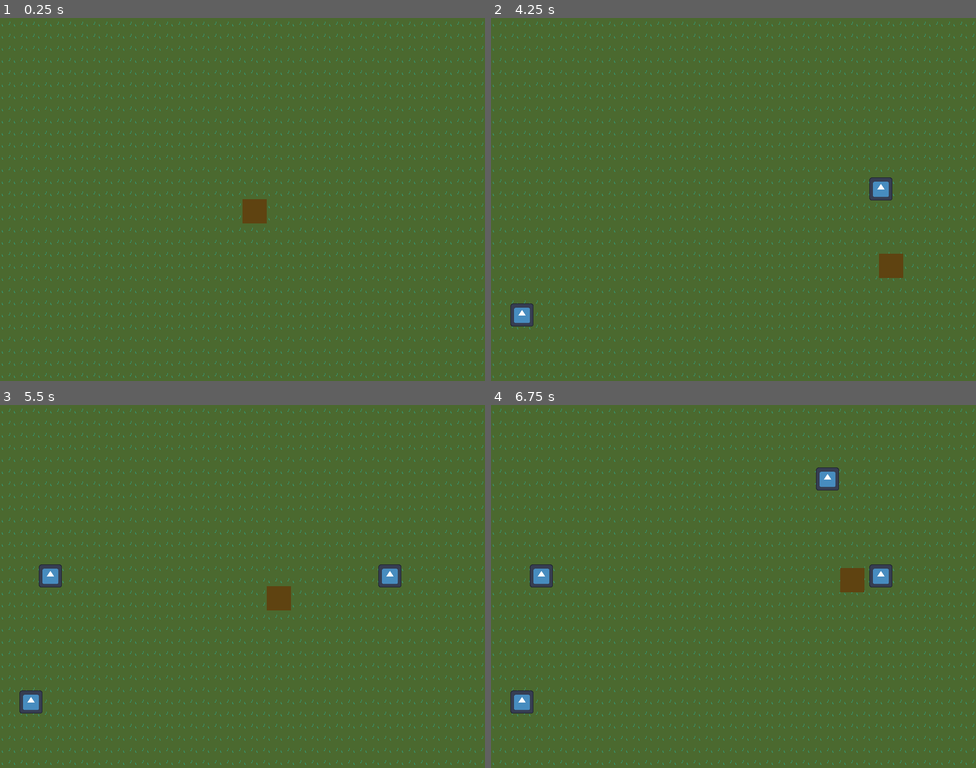
Above: before the commit, frames 1-4 (two rows, left to right).
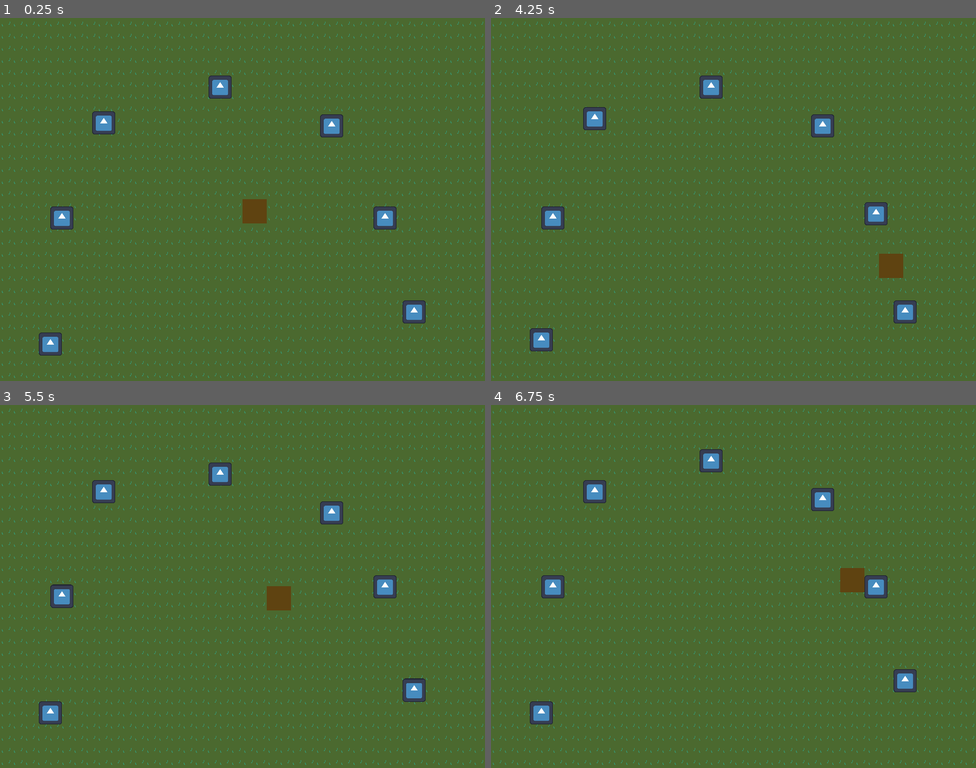
Above: after the commit, the same moments.

Repository: rolika/Mole
Game: Godot game, scene res://main.tscn
Two runs of this game, one before a commit and one after it. Both use one fixed random seed, a clock stepped at 60 frames per second and the inputs below. The engine's default icon, where the game draws it, is replaced by a stand-in: a white triangle on a blue panel in a dark square.
Inputs (mouse positions are in pixels of both pictures, inside the frame that each line leads up to):
- Up to frame 1 (0.25 s): no input
- Up to frame 2 (4.25 s): tap Enter at 0.5, 2, 3.5 s; move the mouse to (840, 181) at 0.52 s; press the mouse at (840, 181) at 0.53 s; tap Space at 1.25, 2.75 s; move the mouse to (636, 217) at 1.27 s; release the mouse at (636, 217) at 1.28 s; click (636, 217) at 1.35 s; move the mouse to (782, 119) at 2.02 s; press the mouse at (782, 119) at 2.03 s; move the mouse to (709, 272) at 2.77 s; release the mouse at (709, 272) at 2.78 s; click (709, 272) at 2.85 s; move the mouse to (879, 253) at 3.52 s; press the mouse at (879, 253) at 3.53 s
- Up to frame 3 (5.5 s): move the mouse to (97, 532) at 4.27 s; release the mouse at (97, 532) at 4.28 s; click (97, 532) at 4.35 s; move the mouse to (266, 586) at 5.02 s; press the mouse at (266, 586) at 5.03 s
- Up to frame 4 (6.75 s): move the mouse to (660, 495) at 5.77 s; release the mouse at (660, 495) at 5.78 s; click (660, 495) at 5.85 s; move the mouse to (840, 568) at 6.52 s; press the mouse at (840, 568) at 6.53 s

The runs differ from the first frame. In frame 1, 2.1% of the frame differs, in the area x 8-88%, y 15-93%; in frame 2, 2.7%; in frame 3, 2.8%; in frame 4, 3.0%, in the area x 4-88%, y 12-88%.

Commit message:
moles ascend and descend

Diff:
--- a/main.tscn
+++ b/main.tscn
@@ -17,25 +17,25 @@
 z_index = 1
 
 [node name="Mole" parent="." groups=["moles"] instance=ExtResource("2_4tly2")]
-position = Vector2(64, 264)
+position = Vector2(83, 312)
 
 [node name="Mole2" parent="." groups=["moles"] instance=ExtResource("2_4tly2")]
-position = Vector2(344, 16)
+position = Vector2(344, 96)
 
 [node name="Mole3" parent="." groups=["moles"] instance=ExtResource("2_4tly2")]
-position = Vector2(160, 80)
+position = Vector2(152, 155)
 
 [node name="Mole4" parent="." groups=["moles"] instance=ExtResource("2_4tly2")]
-position = Vector2(624, 264)
+position = Vector2(616, 312)
 
 [node name="Mole5" parent="." groups=["moles"] instance=ExtResource("2_4tly2")]
-position = Vector2(32, 472)
+position = Vector2(64, 520)
 
 [node name="Mole6" parent="." groups=["moles"] instance=ExtResource("2_4tly2")]
-position = Vector2(672, 448)
+position = Vector2(664, 467)
 
 [node name="Mole7" parent="." groups=["moles"] instance=ExtResource("2_4tly2")]
-position = Vector2(536, 104)
+position = Vector2(528, 160)
 
 [connection signal="smashed" from="Player" to="Mole" method="_on_player_smashed"]
 [connection signal="smashed" from="Player" to="Mole2" method="_on_player_smashed"]
--- a/mole.gd
+++ b/mole.gd
@@ -4,24 +4,30 @@
 const HIDETIME = 5
 const DANCETIME = 6
 const MIN_TIME = 2
+const CRAWL_SPEED = 30
 
 
 signal hit
 signal shame
 
 
-var threatened:bool
-var hidetimer:Timer
-var dancetimer:Timer
+var threatened: bool
+var hidetimer: Timer
+var dancetimer: Timer
+var crawltimer: Timer
+var direction: int
 
 
 func _ready():
 	threatened = false
 	hidetimer = $HideTimer
 	dancetimer = $DanceTimer
+	crawltimer = $CrawlTimer
 	init_timer(hidetimer, HIDETIME)
-	init_timer(dancetimer, DANCETIME)
-	hide()
+
+
+func _process(delta):
+	position.y += CRAWL_SPEED * delta * direction
 
 
 func _on_area_entered(_area:Area2D):
@@ -33,21 +39,27 @@
 
 
 func _on_player_smashed():
-	if threatened and self.visible:
-		hit.emit()
-		hide_mole()
+	if threatened:
+		descend(hit)
 	else:
 		shame.emit()
 
 
 func _on_hide_timer_timeout():
-	show()
-	init_timer(dancetimer, DANCETIME)
+	direction = -1
+	crawltimer.start()
 
 
 func _on_dance_timer_timeout():
-	shame.emit()
-	hide_mole()
+	descend(shame)
+
+
+func _on_crawl_timer_timeout():
+	if direction == -1:  # mole ascended and now is dancing
+		init_timer(dancetimer, DANCETIME)
+	else:  # mole descended and now is hiding
+		init_timer(hidetimer, HIDETIME)
+	direction = 0  # stand still while hiding or dancing
 
 
 func init_timer(timer:Timer, duration:int):
@@ -55,6 +67,7 @@
 	timer.start()
 
 
-func hide_mole():
-	hide()
-	init_timer(hidetimer, HIDETIME)
+func descend(cause:Signal):
+	cause.emit()
+	crawltimer.start()
+	direction = 1
--- a/mole.tscn
+++ b/mole.tscn
@@ -26,7 +26,11 @@
 [node name="DanceTimer" type="Timer" parent="."]
 one_shot = true
 
+[node name="CrawlTimer" type="Timer" parent="."]
+one_shot = true
+
 [connection signal="area_entered" from="." to="." method="_on_area_entered"]
 [connection signal="area_exited" from="." to="." method="_on_area_exited"]
 [connection signal="timeout" from="HideTimer" to="." method="_on_hide_timer_timeout"]
 [connection signal="timeout" from="DanceTimer" to="." method="_on_dance_timer_timeout"]
+[connection signal="timeout" from="CrawlTimer" to="." method="_on_crawl_timer_timeout"]
